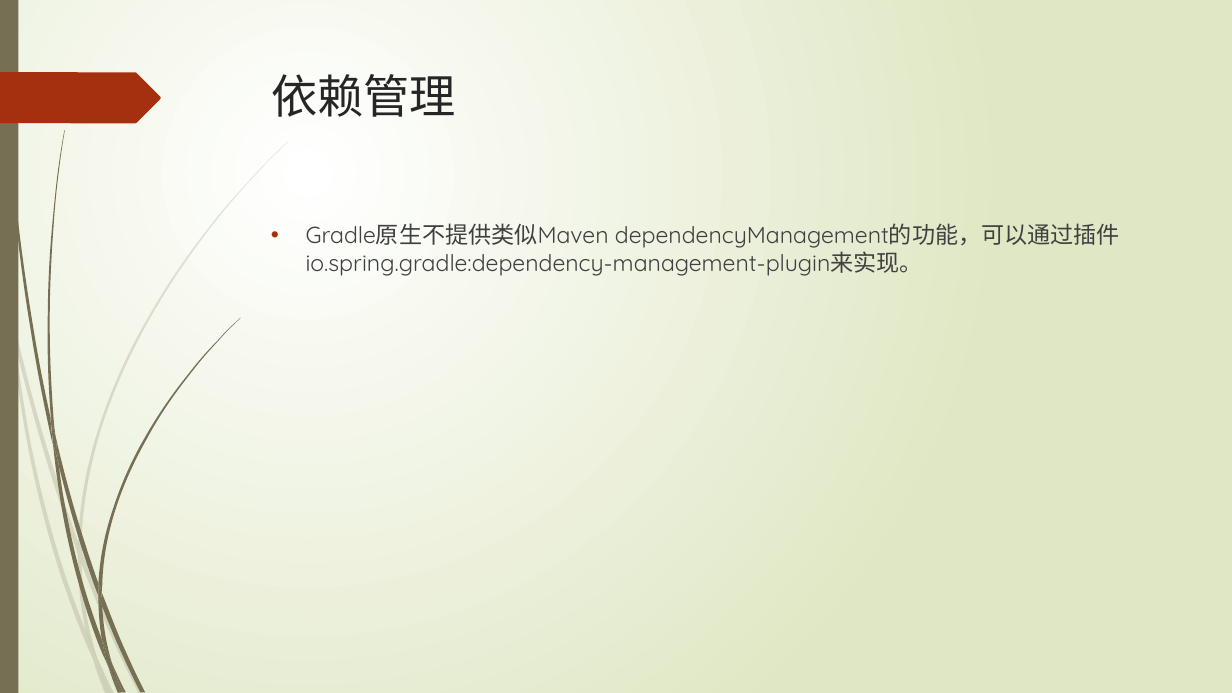
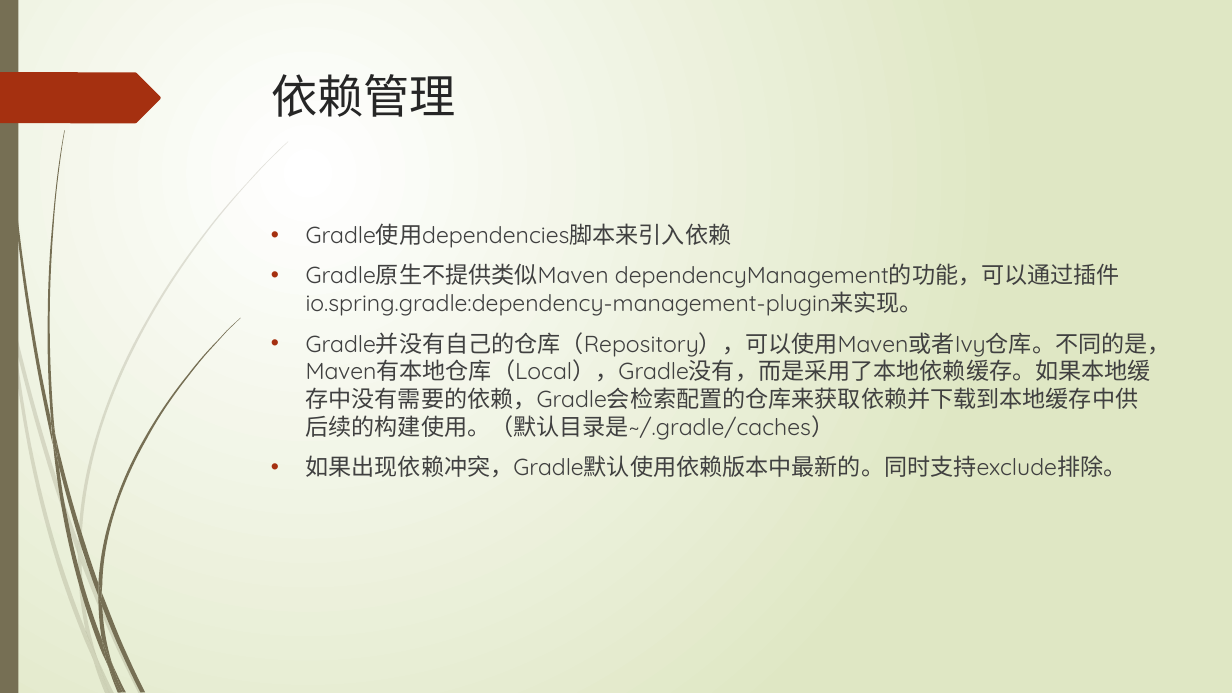
Before and after one commit to xljnc/gradle-springboot-plugin, a slide deck: slide 21 of doc/Gradle浅析.pptx. Drawn at 1232x693 pixels with LibreOffice and Linux fonts; fonts in the diff are those of the drawing. Boxes give left, top, right and bottom in pixels: in the first picture for what was removed or moved away, otherwise in the second. Text is boxed around its words. In the diff, an @@ line names an element or a change of style, - is before the commit and + after.

```diff
--- a/doc/Gradle浅析.pptx
+++ b/doc/Gradle浅析.pptx
@@ text at <box>306,223,732,248</box>: paragraph added @@
+• Gradle使用dependencies脚本来引入依赖
@@ text at <box>306,332,1171,477</box>: paragraphs added @@
+• Gradle并没有自己的仓库（Repository），可以使用Maven或者Ivy仓库。不同的是，Maven有本地仓库（Local），Gradle没有，而是采用了本地依赖缓存。如果本地缓存中没有需要的依赖，Gradle会检索配置的仓库来获取依赖并下载到本地缓存中供后续的构建使用。（默认目录是~/.gradle/caches）
+• 如果出现依赖冲突，Gradle默认使用依赖版本中最新的。同时支持exclude排除。
```
Also in this commit, not shown: 1 other slide changed, 2 slides added.
